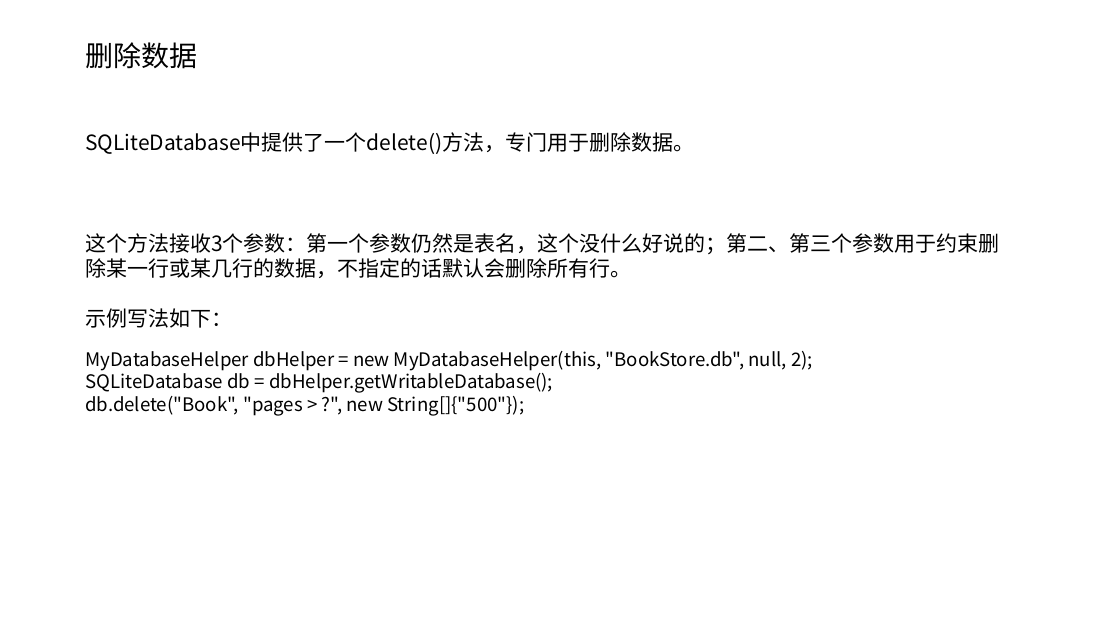
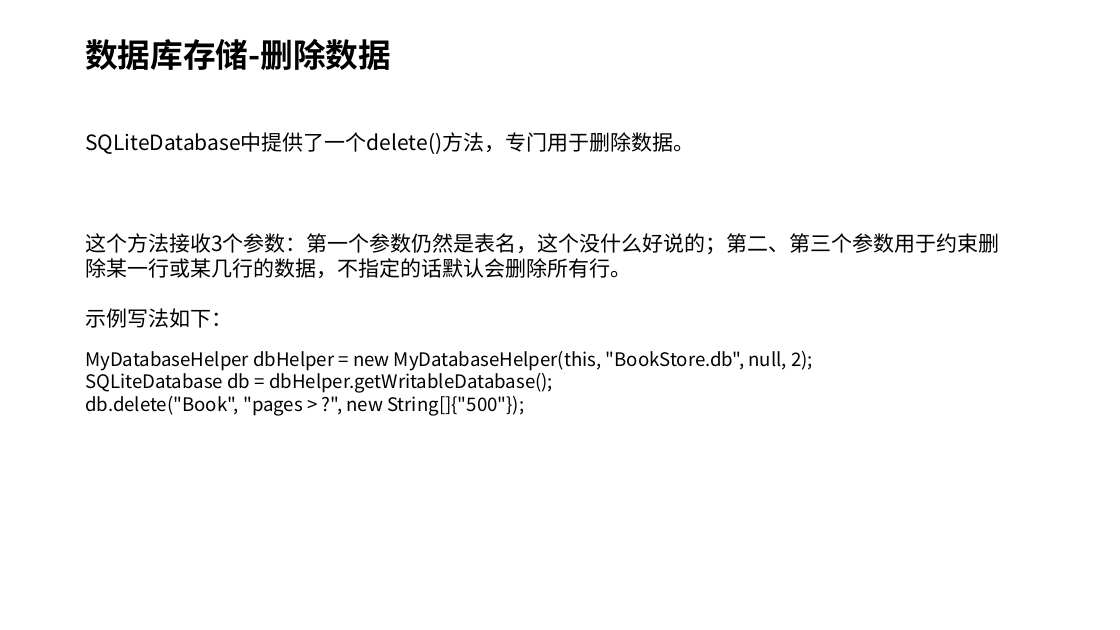
Before and after one commit to MultmediaMetaverse/LearningMultiMedia, a slide deck: slide 20 of Android 持久化技术+跨程序共享数据技术ContentProvider详解.pptx (slide 18 before the commit). Drawn at 1120x630 pixels with LibreOffice and Linux fonts; fonts in the diff are those of the drawing. Boxes give left, top, right and bottom in pixels: in the first picture for what was removed or moved away, otherwise in the second. Text is boxed around its words. In the diff, an @@ line names an element or a change of style, - is before the commit and + after.

```diff
--- a/Android 持久化技术+跨程序共享数据技术ContentProvider详解.pptx
+++ b/Android 持久化技术+跨程序共享数据技术ContentProvider详解.pptx
@@ title at [85, 39, 391, 70]: text changed; size 24 to 28 pt; bold on @@
-删除数据
+数据库存储-删除数据
```
Also in this commit, not shown: 30 other slides changed, 2 slides added, 1 slide removed.
